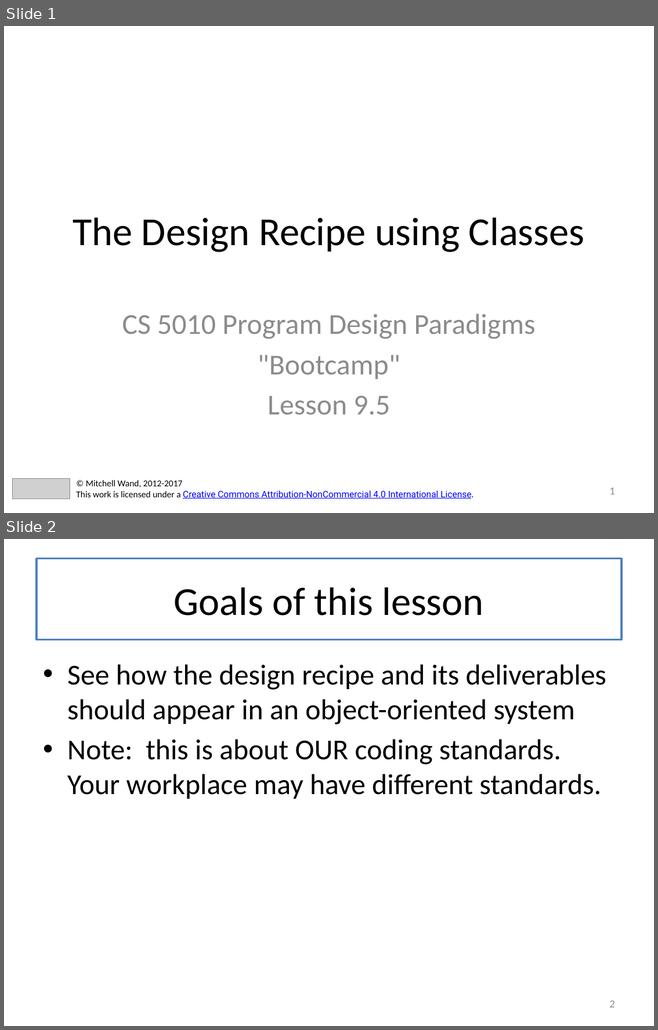
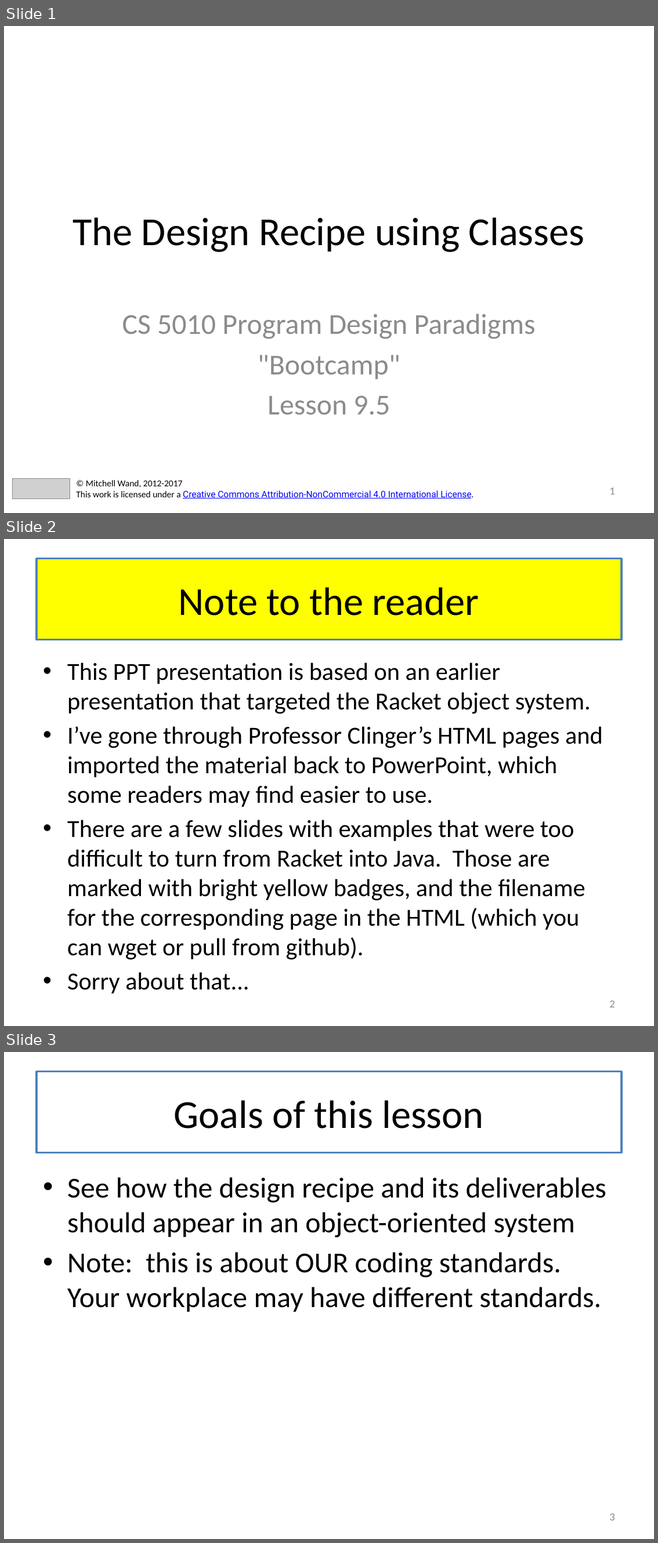
Before and after one commit to mwand/cs5010f17, a slide deck: Slides/Lesson 9.5 The Design Recipe Using Classes.pptx. Shown one above the other, each under a label of ours: slides 1 and 2 before the commit, slides 1, 2 and 3 after it. The pictures are 658x1030 and 658x1543 pixels, drawn with LibreOffice and Linux fonts; fonts in the diff are those of the drawing; grey boxes stand for pictures. Boxes give left, top, right and bottom in pixels: in the first picture for what was removed or moved away, otherwise in the second. Text is boxed around its words. In the diff, an @@ line names an element or a change of style, - is before the commit and + after.

Commit message:
converted Will's Lesson 9.5 from HTML to PPT

```diff
--- a/Slides/Lesson 9.5 The Design Recipe Using Classes.pptx
+++ b/Slides/Lesson 9.5 The Design Recipe Using Classes.pptx
@@ slide 2 added at bbox=[4, 539, 654, 1026], background #FFFFFF @@
@@ title added at bbox=[36, 559, 621, 640], fill #FFFF00, outline #4F81BD 2.25 pt, 44 pt, text #000000 @@
+Note to the reader
@@ text added at bbox=[67, 663, 603, 960], 27.2 pt, text #000000 @@
+• This PPT presentation is based on an earlier presentation that targeted the Racket object system.
+• I’ve gone through Professor Clinger’s HTML pages and imported the material back to PowerPoint, which some readers may find easier to use.
+• There are a few slides with examples that were too difficult to turn from Racket into Java. Those are marked with bright yellow badges, and the filename for the corresponding page in the HTML (which you can wget or pull from github).
+• Sorry about that...
@@ page number added at bbox=[609, 1001, 614, 1008], 12 pt, text #8C8C8C @@
+2
@@ what was slide 2 is now slide 3 @@
@@ page number at bbox=[609, 1514, 614, 1521]: text changed @@
-2
+3
```
Also in this commit, not shown: 4 slides changed, 6 slides removed, 3 other files.
